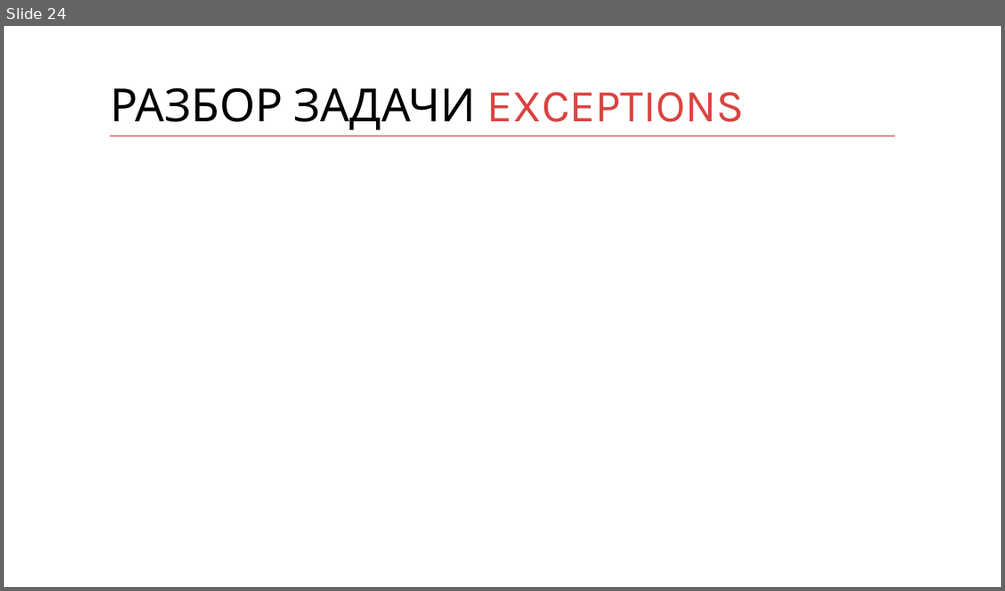
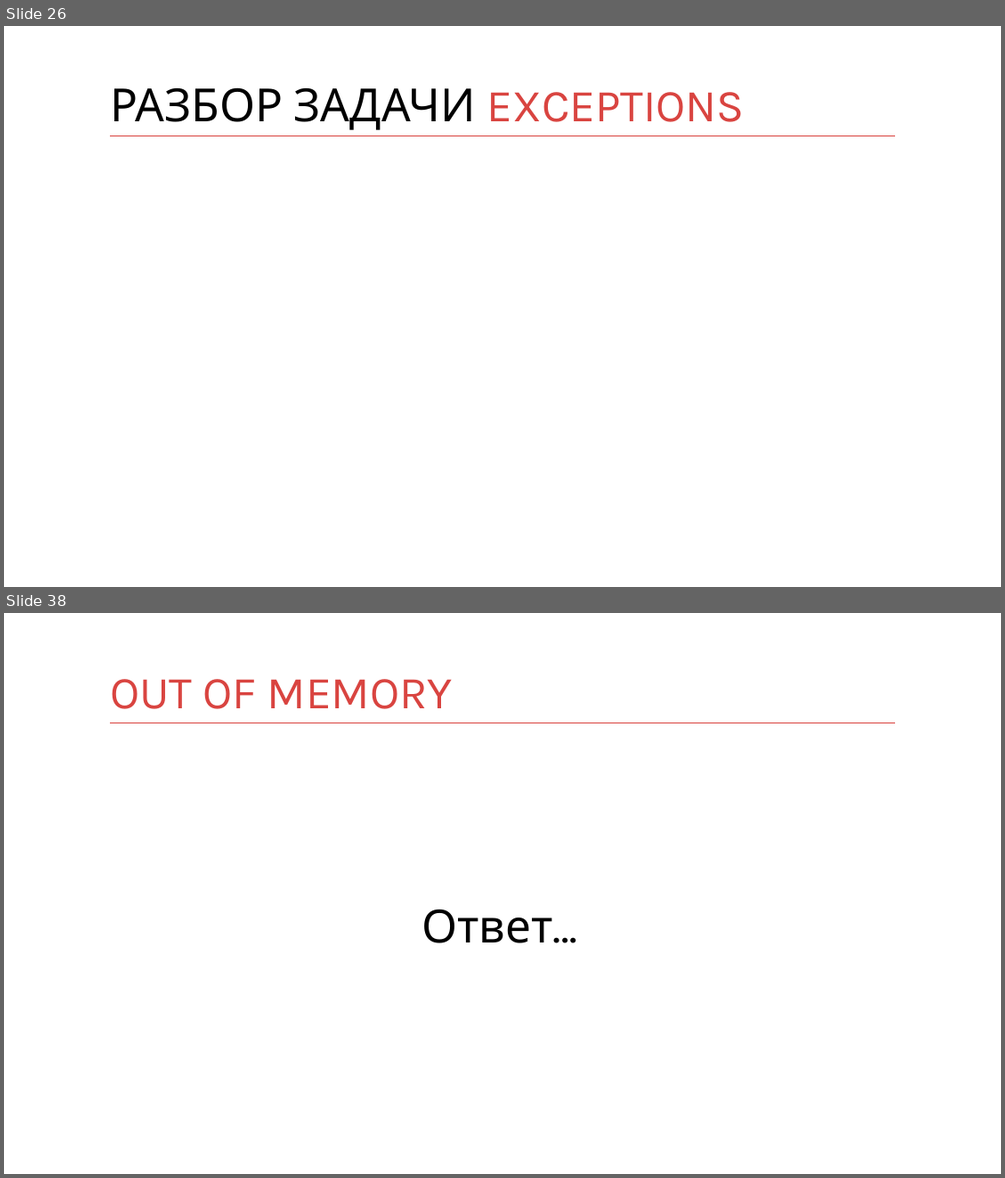
Before and after one commit to kontur-courses/exceptions, a slide deck: exceptions.pptx. Shown one above the other, each under a label of ours: slide 24 before the commit, slides 26 and 38 after it; the slides between them are not shown. The pictures are 1005x591 and 1005x1178 pixels, drawn with LibreOffice and Linux fonts; fonts in the diff are those of the drawing. Boxes give left, top, right and bottom in pixels: in the first picture for what was removed or moved away, otherwise in the second. Text is boxed around its words. In the diff, an @@ line names an element or a change of style, - is before the commit and + after.

```diff
--- a/exceptions.pptx
+++ b/exceptions.pptx
@@ slide 38 added at <box>4,613,1001,1174</box>, background #FFFFFF; not listed: 1 template element that a slide beside it also shows @@
@@ title added at <box>110,679,453,709</box>, 44 pt, text #D94440 @@
+OUT OF MEMORY
@@ text added at <box>421,908,552,943</box>, 44 pt, text #000000 @@
+Ответ…
@@ what was slide 24 is now slide 26 @@
```
Also in this commit, not shown: 3 slides changed, 17 other slides added.
